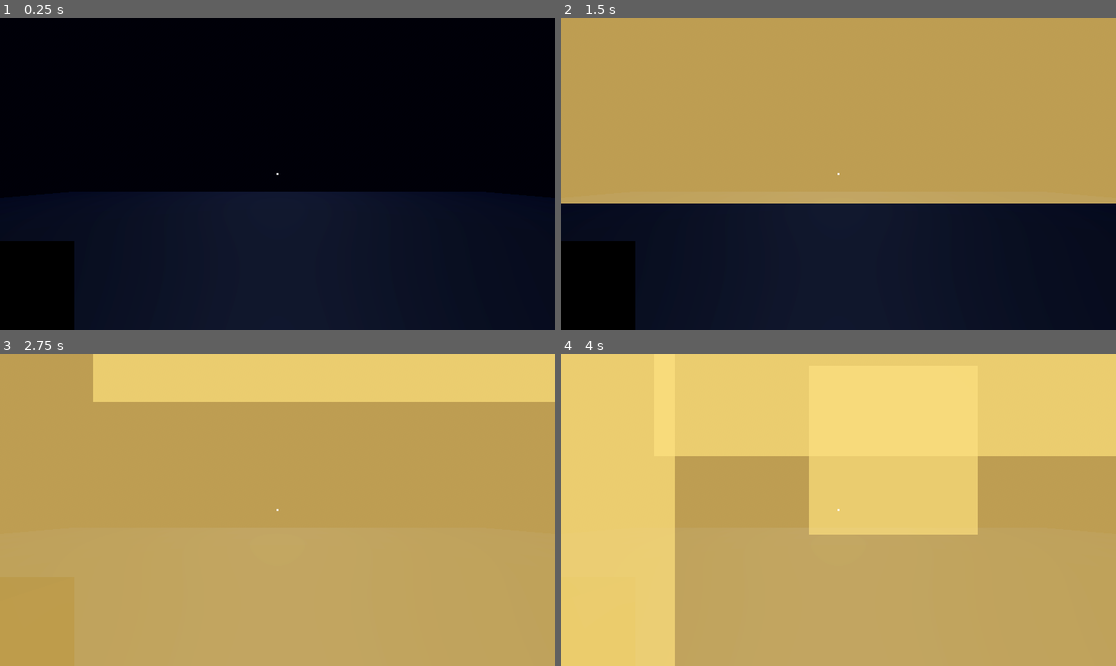
Above: before the commit, frames 1-4 (two rows, left to right).
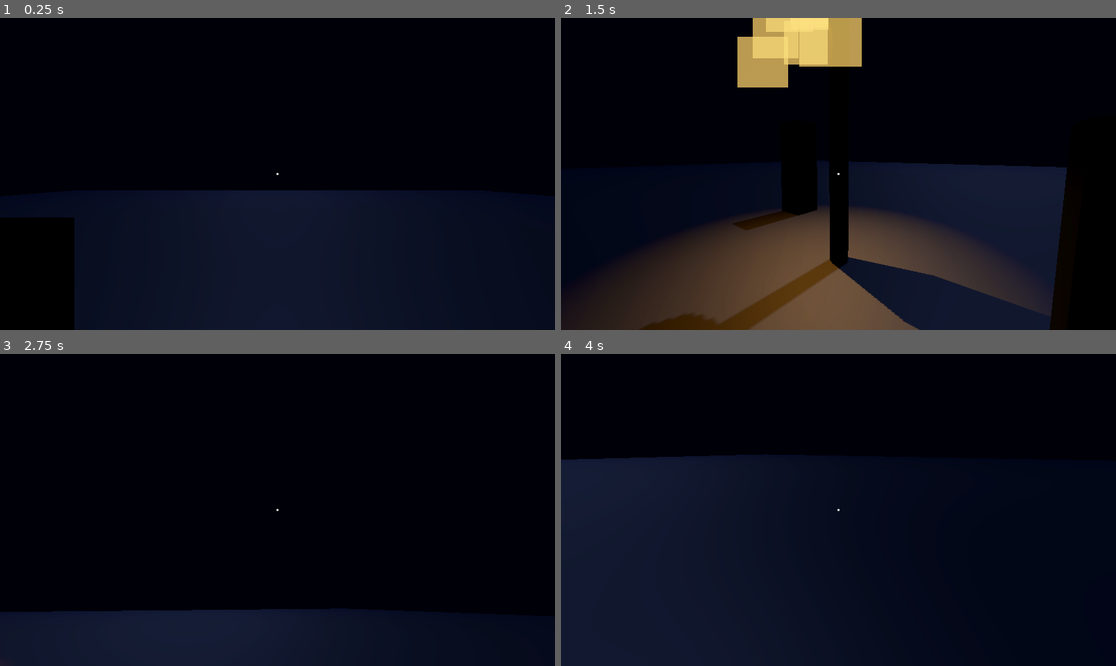
Above: after the commit, the same moments.

Repository: NebulaCactus42/beanween
Game: Godot game, scene res://main.tscn
Same seed, same stepped clock (60 frames per second), same inputs: the game is played once before the commit and once after it.
Inputs (mouse positions are in pixels of both pictures, inside the frame that each line leads up to):
- Up to frame 1 (0.25 s): no input
- Up to frame 2 (1.5 s): tap Enter (ui_accept) at 0.5, 0.77 s; move the mouse to (960, 158) at 0.52 s; hold D (move_right) 0.53-1.28 s; move the mouse to (727, 189) at 1.27 s; hold S (move_backward) from 1.28 s (still down)
- Up to frame 3 (2.75 s): tap Enter (ui_accept) at 1.52 s; move the mouse to (333, 441) at 2.02 s; release S (move_backward) at 2.03 s; hold D (move_right) from 2.03 s (still down)
- Up to frame 4 (4 s): move the mouse to (810, 572) at 2.77 s; release D (move_right) at 2.78 s; hold W (move_forward) 2.78-3.53 s; tap Enter (ui_accept) at 3.02, 3.77 s; move the mouse to (1005, 556) at 3.52 s; hold A (move_left) from 3.53 s (still down)

The runs differ from the first frame. In frame 1, 1.3% of the frame differs, in the area x 0-92%, y 55-72%; in frame 2, 82%; in frame 3, 100%, in the area x 0-100%, y 0-100%; in frame 4, 100%.
Error before the commit: Parse Error: Identifier "ImmediateGeometry" not declared in the current scope. Did you mean to use "ImmediateMesh"? (res://player.gd:206)

Commit message:
Fixed ImmediateMesh API usage for trajectory prediction

Diff:
--- a/player.gd
+++ b/player.gd
@@ -202,25 +202,24 @@
 
 	# Create or update trajectory line
 	if trajectory_line == null:
-		# Create a new ImmediateGeometry for the trajectory
-		var immediate_geometry = ImmediateGeometry.new()
-		get_tree().root.add_child(immediate_geometry)
-		trajectory_line = immediate_geometry
-
-	# Draw the trajectory line
-	trajectory_line.clear()
-	trajectory_line.begin(Mesh.PRIMITIVE_LINE_STRIP)
+		# Create a new ImmediateMesh for the trajectory
+		var immediate_mesh = ImmediateMesh.new()
+		get_tree().root.add_child(immediate_mesh)
+		trajectory_line = immediate_mesh
+
+	# Draw the trajectory line using ImmediateMesh
+	var surface_tool = trajectory_line.create_tool()
+	surface_tool.begin(Mesh.PRIMITIVE_LINE_STRIP)
 
 	# Set color based on charge level
 	var charge_ratio = throw_charge / max_throw_charge
 	var line_color = Color(1, 1 - charge_ratio, 0)  # Red to Yellow
 
 	for point in trajectory_points:
-		trajectory_line.set_color(line_color)
-		trajectory_line.set_normal(Vector3.UP)
-		trajectory_line.add_vertex(point)
-
-	trajectory_line.end()
+		surface_tool.set_color(line_color)
+		surface_tool.add_vertex(point)
+
+	surface_tool.commit()
 
 func clear_trajectory():
 	if trajectory_line:
Not shown, changed: commit_msg.txt
